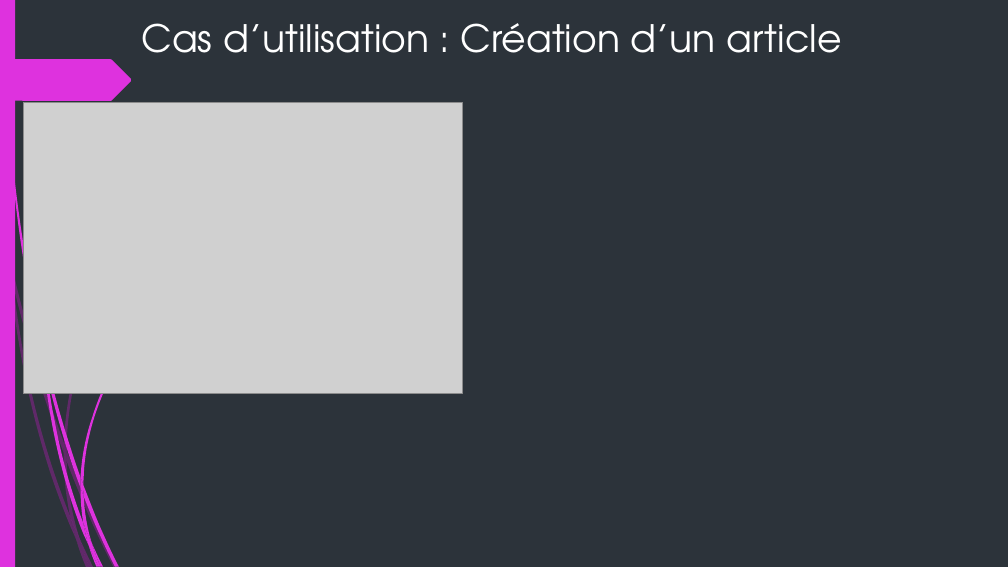
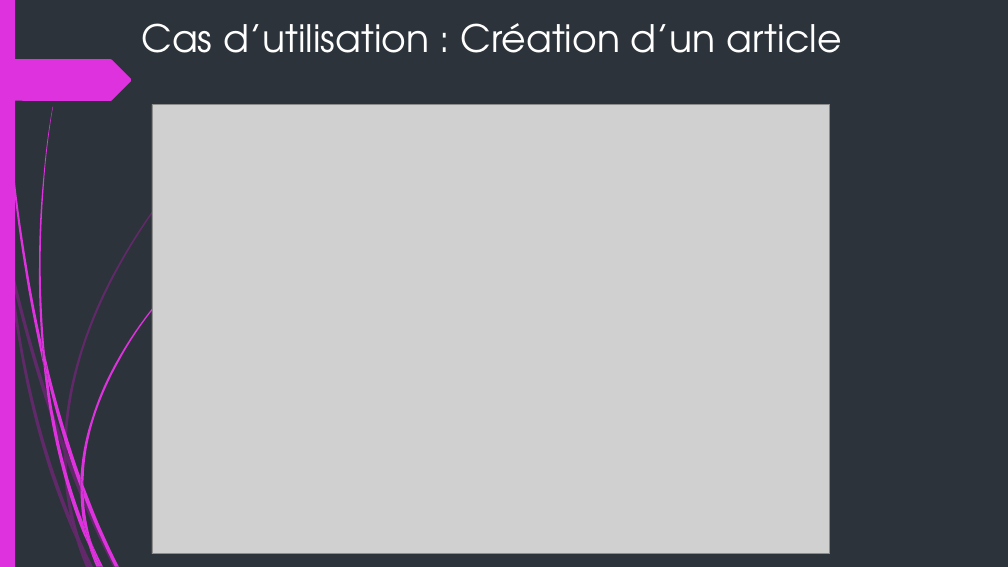
Before and after one commit to avamdui/OCR-Projet-5, a slide deck: slide 7 of Diagrammes/PPT/BlogPro.pptx. Drawn at 1008x567 pixels with LibreOffice and Linux fonts; fonts in the diff are those of the drawing; grey boxes stand for pictures; background and template pictures are left out. Boxes give left, top, right and bottom in pixels: in the first picture for what was removed or moved away, otherwise in the second. Text is boxed around its words. In the diff, an @@ line names an element or a change of style, - is before the commit and + after.

```diff
--- a/Diagrammes/PPT/BlogPro.pptx
+++ b/Diagrammes/PPT/BlogPro.pptx
@@ freeform shape added at (x1=39, y1=107, x2=53, y2=357), fill #DE32DE @@
@@ picture resized from (x1=23, y1=102, x2=463, y2=393) to (x1=152, y1=104, x2=830, y2=554) @@
@@ freeform shape added at (x1=42, y1=340, x2=48, y2=382), fill #DE32DE @@
```
Also in this commit, not shown: 2 other slides changed.
